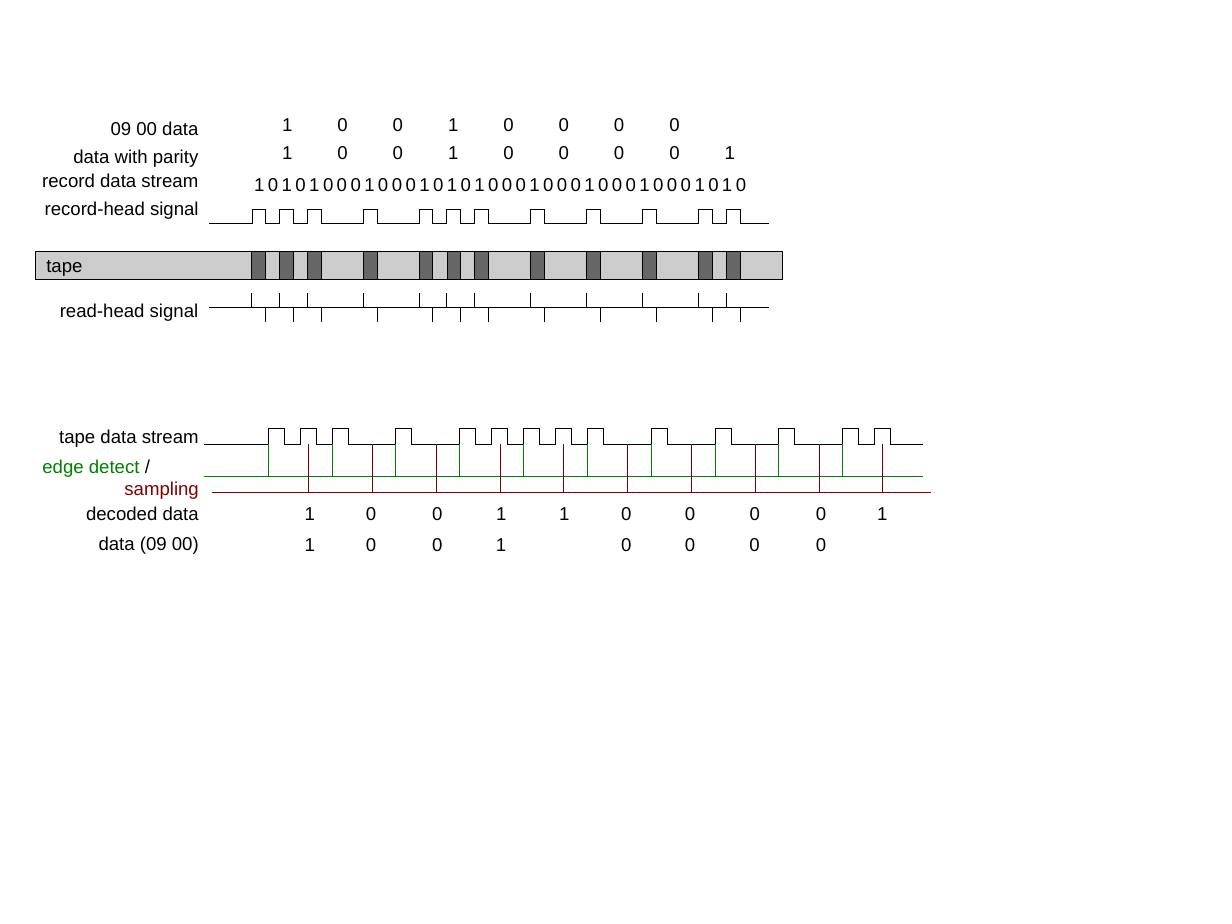
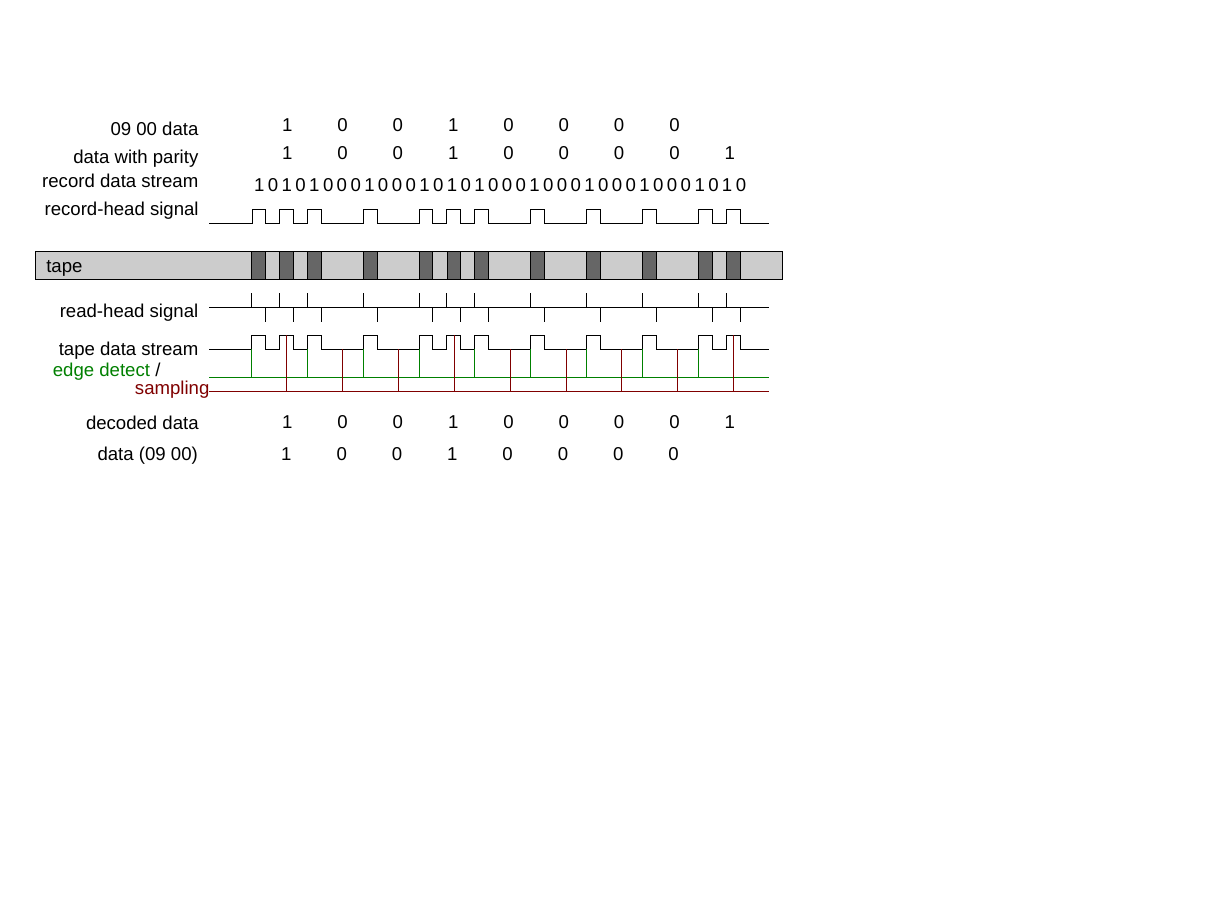
Before and after one commit to durgadas311/wang, a slide deck: slide 1 of w700-sim/docs/src/wang700tape.odp. Drawn at 1232x924 pixels with LibreOffice and Linux fonts; fonts in the diff are those of the drawing. Boxes give left, top, right and bottom in pixels: in the first picture for what was removed or moved away, otherwise in the second. Text is boxed around its words. In the diff, an @@ line names an element or a change of style, - is before the commit and + after.

Commit message:
tape format, current understanding

```diff
--- a/w700-sim/docs/src/wang700tape.odp
+++ b/w700-sim/docs/src/wang700tape.odp
@@ text "edge detect /": place and size @@
-text "edge detect /" at [42,459,198,499]
+text "edge detect /" at [53,362,209,398]
@@ text "edge detect /" at [53,362,209,398]: line spacing 1 to 0.8 @@
@@ freeform shape: place and size @@
-freeform shape at [205,428,923,444]
+freeform shape at [209,335,768,349]
@@ freeform shape: place and size @@
-freeform shape at [205,444,923,476]
+freeform shape at [209,349,768,377]
@@ freeform shape: place and size @@
-freeform shape at [212,444,931,492]
+freeform shape at [209,335,768,391]
@@ 3 texts: place and size @@
-3 texts at [59,429,199,554]
+3 texts at [59,341,198,464]
@@ text added at [265,405,768,437], 12 pt, text #000000 @@
+100100001
@@ text added at [265,437,768,470], 12 pt, text #000000 @@
+10010000
@@ text removed at [305,507,315,520] @@
-1
@@ text removed at [366,507,376,520] @@
-0
@@ text removed at [432,507,442,520] @@
-0
@@ text removed at [496,507,506,520] @@
-1
@@ text removed at [559,507,569,520] @@
-1
@@ text removed at [621,507,631,520] @@
-0
@@ text removed at [685,507,695,520] @@
-0
@@ text removed at [750,507,760,521] @@
-0
@@ text removed at [816,507,826,520] @@
-0
@@ text removed at [877,507,887,520] @@
-1
@@ text removed at [305,538,315,551] @@
-1
@@ text removed at [366,538,376,551] @@
-0
@@ text removed at [432,538,442,551] @@
-0
@@ text removed at [496,538,506,551] @@
-1
@@ text removed at [621,538,631,551] @@
-0
@@ text removed at [685,538,695,551] @@
-0
@@ text removed at [749,538,759,552] @@
-0
@@ text removed at [816,538,826,551] @@
-0
```
